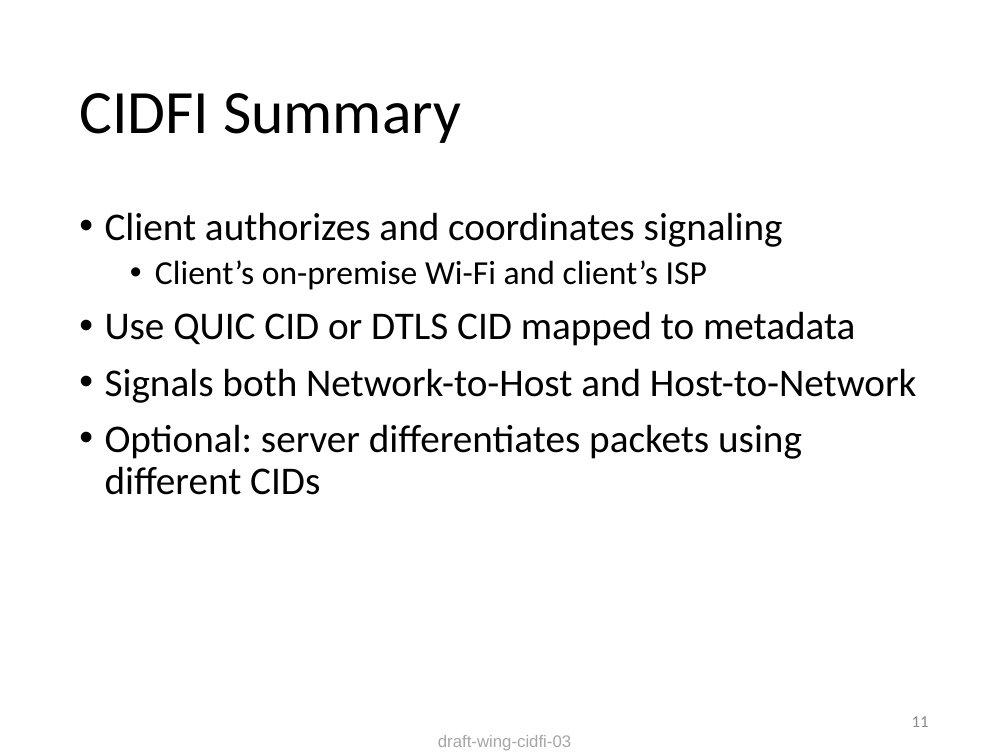
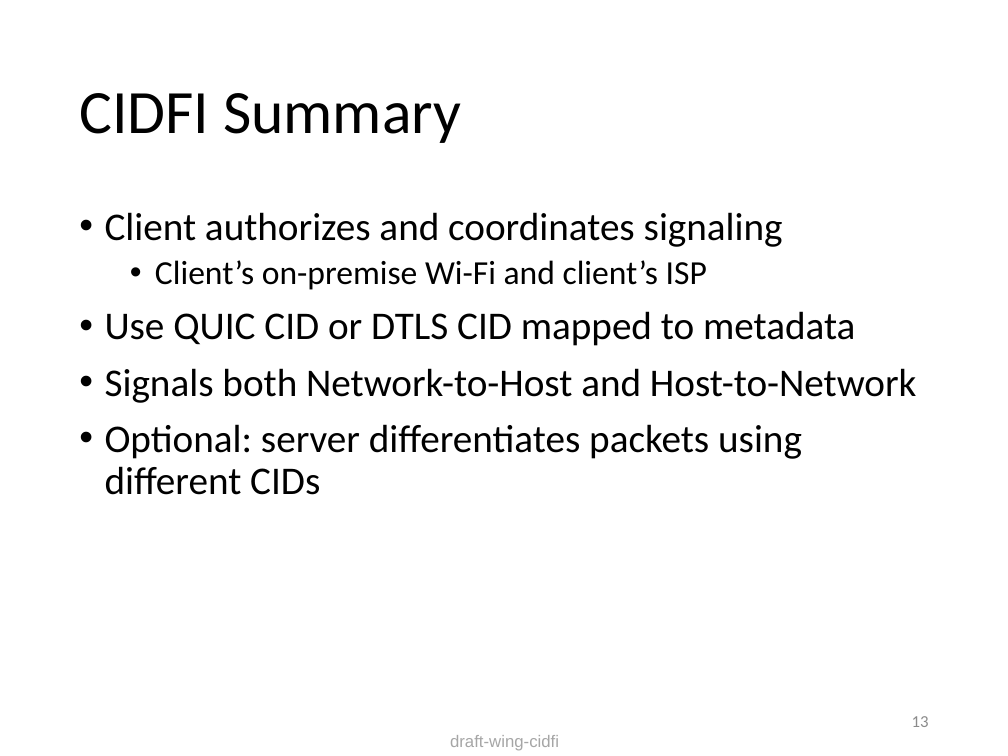
Before and after one commit to danwing/cidfi, a slide deck: slide 13 of Presentations/cidfi.pptx (slide 11 before the commit). Drawn at 1008x756 pixels with LibreOffice and Linux fonts; fonts in the diff are those of the drawing. Boxes give left, top, right and bottom in pixels: in the first picture for what was removed or moved away, otherwise in the second. Text is boxed around its words. In the diff, an @@ line names an element or a change of style, - is before the commit and + after.

```diff
--- a/Presentations/cidfi.pptx
+++ b/Presentations/cidfi.pptx
@@ page number at [912, 716, 929, 727]: text changed @@
-11
+13
@@ text at [450, 735, 559, 751]: text changed @@
-draft-wing-cidfi-03
+draft-wing-cidfi
```
Also in this commit, not shown: 8 other slides changed, 3 slides added.
